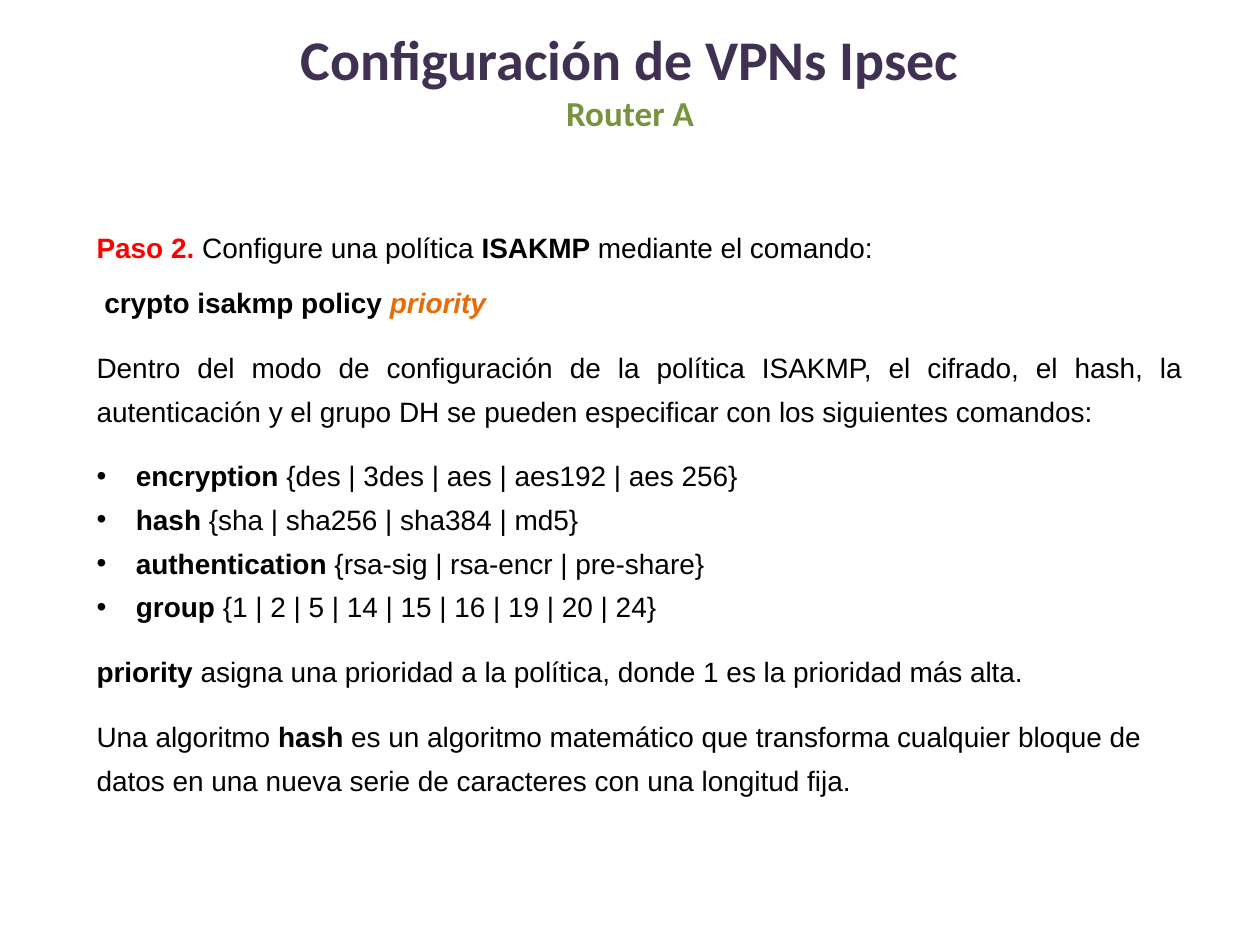
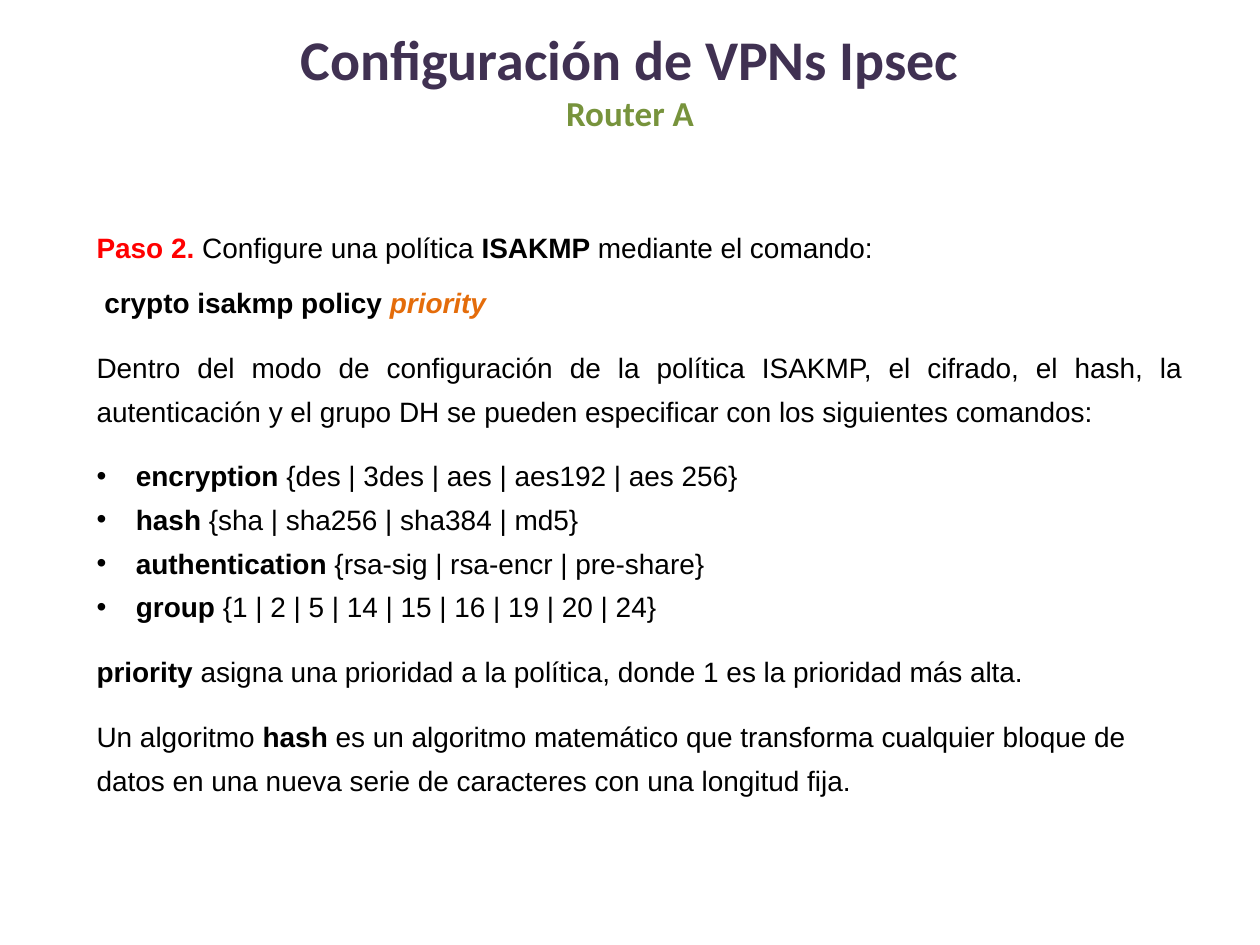
Before and after one commit to lizetheP/WAN, a slide deck: slide 5 of CalendarioAgo25/Presentaciones/9_2_VPNs_IPsec.pptx. Drawn at 1260x945 pixels with LibreOffice and Linux fonts; fonts in the diff are those of the drawing. Boxes give left, top, right and bottom in pixels: in the first picture for what was removed or moved away, otherwise in the second. Text is boxed around its words. In the diff, an @@ line names an element or a change of style, - is before the commit and + after.

```diff
--- a/CalendarioAgo25/Presentaciones/9_2_VPNs_IPsec.pptx
+++ b/CalendarioAgo25/Presentaciones/9_2_VPNs_IPsec.pptx
@@ text at <box>97,726,1125,796</box>: text changed @@
-Una algoritmo hash es un algoritmo matemático que transforma cualquier bloque de datos en una nueva serie de caracteres con una longitud fija.
+Un algoritmo hash es un algoritmo matemático que transforma cualquier bloque de datos en una nueva serie de caracteres con una longitud fija.
```
Also in this commit, not shown: 1 other file.
